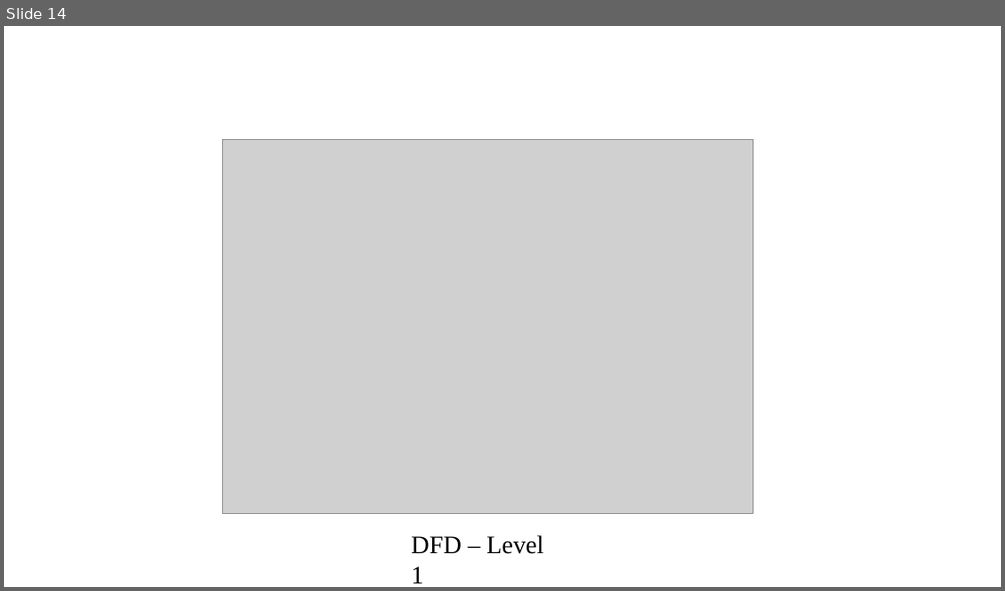
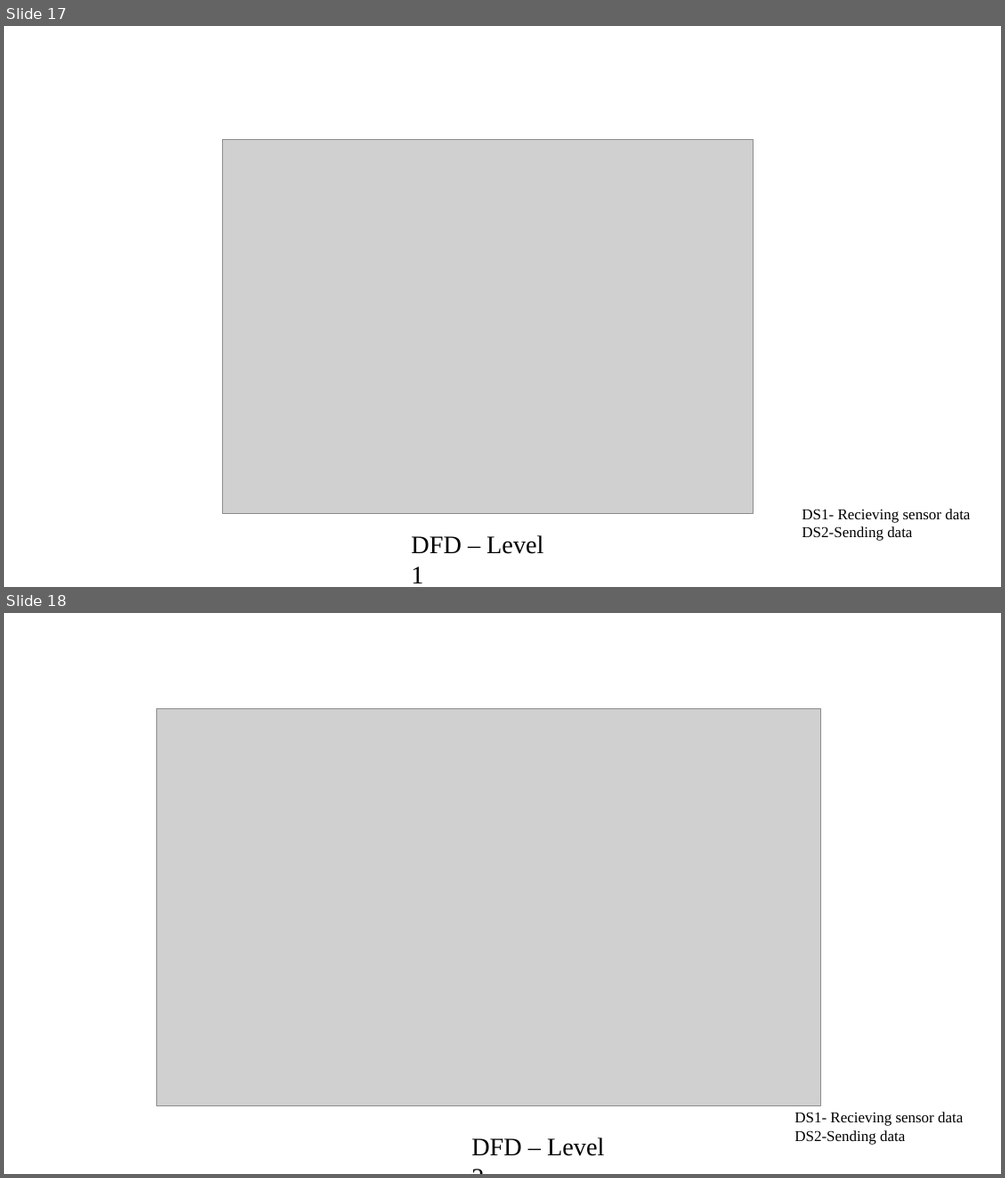
Before and after one commit to rajeshacu/LoRa-based-Location-tracking-and-Fall-detection-System, a slide deck: Phase II Major Project(1).pptx. Shown one above the other, each under a label of ours: slide 14 before the commit, slides 17 and 18 after it. The pictures are 1005x591 and 1005x1178 pixels, drawn with LibreOffice and Linux fonts; fonts in the diff are those of the drawing; grey boxes stand for pictures; background and template pictures are left out. Boxes give left, top, right and bottom in pixels: in the first picture for what was removed or moved away, otherwise in the second. Text is boxed around its words. In the diff, an @@ line names an element or a change of style, - is before the commit and + after.

```diff
--- a/Phase II Major Project(1).pptx
+++ b/Phase II Major Project(1).pptx
@@ slide 18 added at (4, 613, 1001, 1174), background picture (left out) @@
@@ picture added at (157, 708, 820, 1105) @@
@@ text added at (794, 1111, 963, 1144), 24 pt, text #000000 @@
+DS1- Recieving sensor data
+DS2-Sending data
@@ text added at (471, 1137, 604, 1156), 40 pt, text #000000 @@
+DFD – Level 2
@@ what was slide 14 is now slide 17 @@
@@ slide 17 changed as well @@
@@ text added at (801, 508, 970, 540), 24 pt, text #000000 @@
+DS1- Recieving sensor data
+DS2-Sending data
```
Also in this commit, not shown: 15 other slides changed, 3 other slides added, 2 other files.
